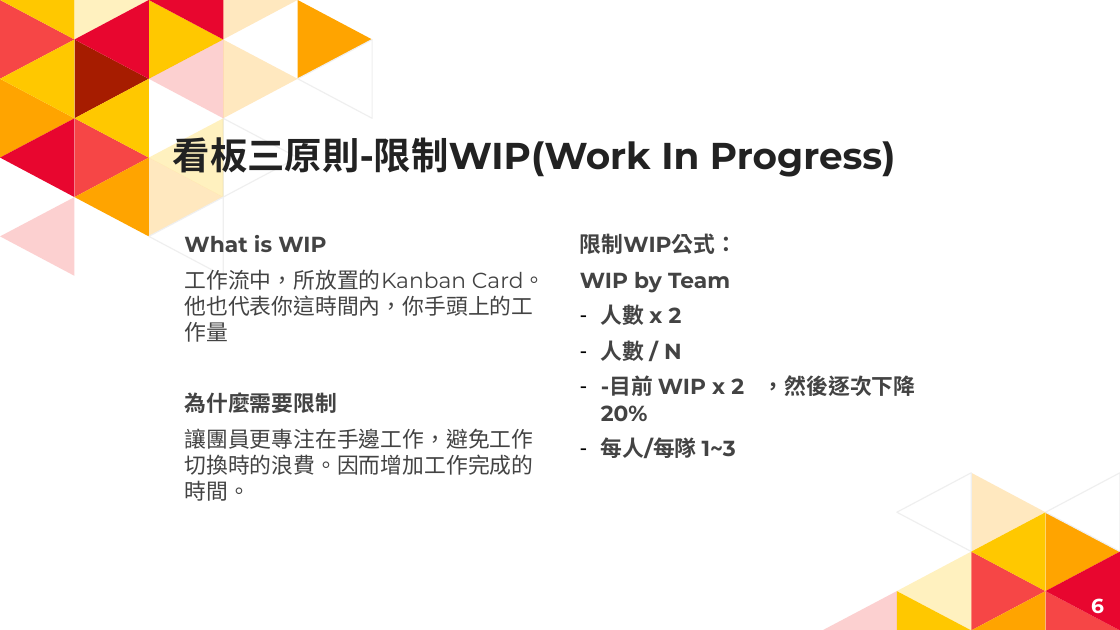
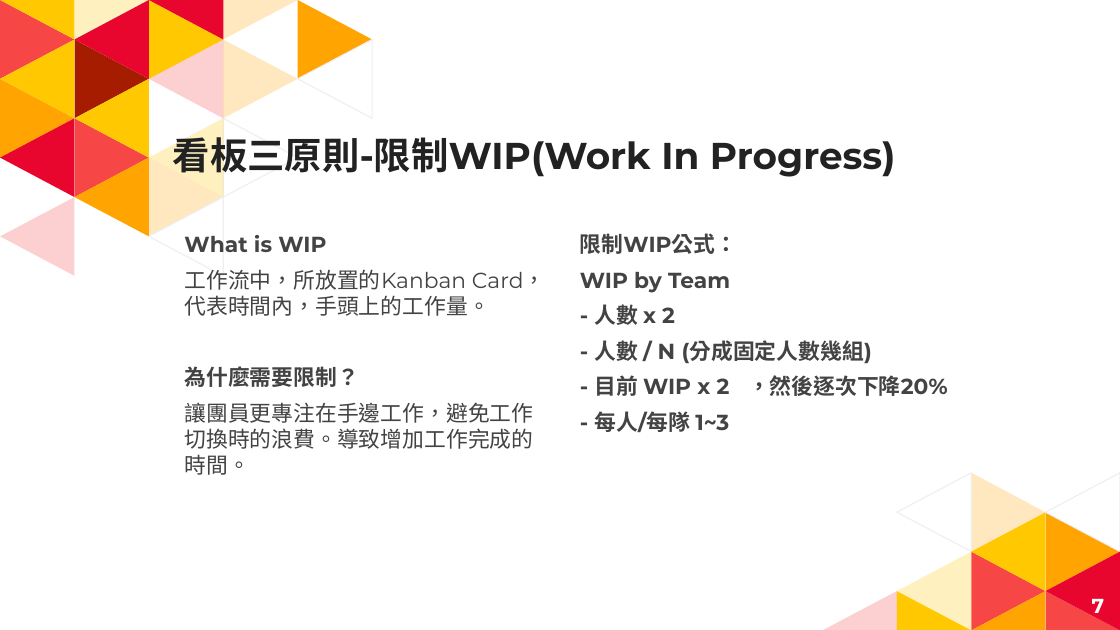
Before and after one commit to HankTwZhong/OOAD, a slide deck: slide 7 of 專題討論/Trello.pptx (slide 6 before the commit). Drawn at 1120x630 pixels with LibreOffice and Linux fonts; fonts in the diff are those of the drawing. Boxes give left, top, right and bottom in pixels: in the first picture for what was removed or moved away, otherwise in the second. Text is boxed around its words. In the diff, an @@ line names an element or a change of style, - is before the commit and + after.

```diff
--- a/專題討論/Trello.pptx
+++ b/專題討論/Trello.pptx
@@ text at box(184, 269, 546, 475): text changed @@
-工作流中，所放置的Kanban Card。他也代表你這時間內，你手頭上的工作量
-為什麼需要限制
-讓團員更專注在手邊工作，避免工作切換時的浪費。因而增加工作完成的時間。
+工作流中，所放置的Kanban Card，代表時間內，手頭上的工作量。
+為什麼需要限制？
+讓團員更專注在手邊工作，避免工作切換時的浪費。導致增加工作完成的時間。
@@ text at box(594, 304, 948, 432): text changed @@
-– 人數 x 2
-– 人數 / N
-– -目前 WIP x 2 ，然後逐次下降20%
-– 每人/每隊 1~3
+- 人數 x 2
+- 人數 / N (分成固定人數幾組)
+- 目前 WIP x 2 ，然後逐次下降20%
+- 每人/每隊 1~3
@@ page number at box(1092, 598, 1105, 620): text changed @@
-6
+7
```
Also in this commit, not shown: 4 other slides changed, 3 slides added, 2 slides removed, 4 other files.
